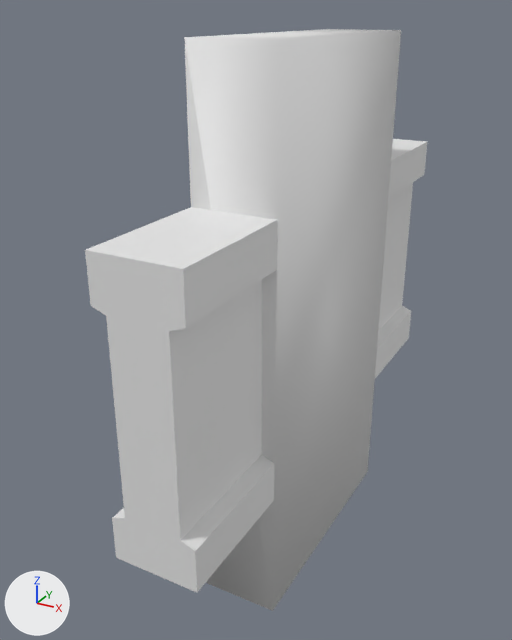
The FBX model Assets/Stylized_Egypt/Meshes/building/SM_part_ornament_09.fbx as it was, and as the next commit left it.
Camera for both pictures: a 50 mm lens placed at (1.6, -3.44, 1.6), pointed at (-0.23, -0.13, -0.06). Arrows for +X, +Y and +Z are at lower left; the lights stay in place. Where no turn or scale is listed for an object, it has been applied to the vertices.

Objects in the first picture: 'SM_part_ornament_09', 'SM_part_ornament_09_ConvexHulls'.
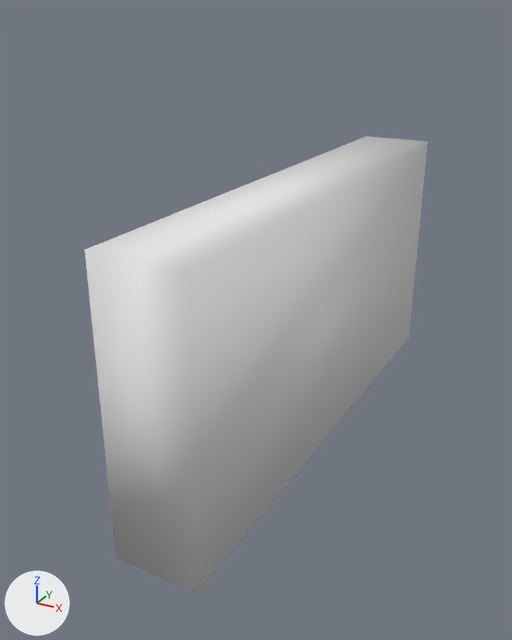
Edits to the bpy script that builds the scene:
```text
Change ob_sm_part_ornament_09_convexhulls:
    add ob_sm_part_ornament_09_convexhulls.parent = ob_sm_part_ornament_76
    ob_sm_part_ornament_09_convexhulls.scale: (0.01, 0.01, 0.01) -> (1.0, 1.0, 1.0)
Add ob_sm_part_ornament_76:
    ob_sm_part_ornament_76 = bpy.data.objects.new('SM_part_ornament_76', None)
    ob_sm_part_ornament_76.location = (0.0, 0.0, 0.0)
    ob_sm_part_ornament_76.rotation_euler = (1.571, 0.0, 0.0)  # degrees (90, 0, 0)
    ob_sm_part_ornament_76.scale = (0.01, 0.01, 0.01)
```

Where the change shows, as pixel boxes [x1, y1, x2, y2] in the pictures (512 x 640 px):
'SM_part_ornament_09_ConvexHulls', moved, rescaled (58% wider, 21% shorter)
    before: [184, 29, 401, 611]
    after: [85, 136, 428, 593]
'SM_part_ornament_09', unchanged, covered by the edit
    before: [85, 139, 427, 592]
